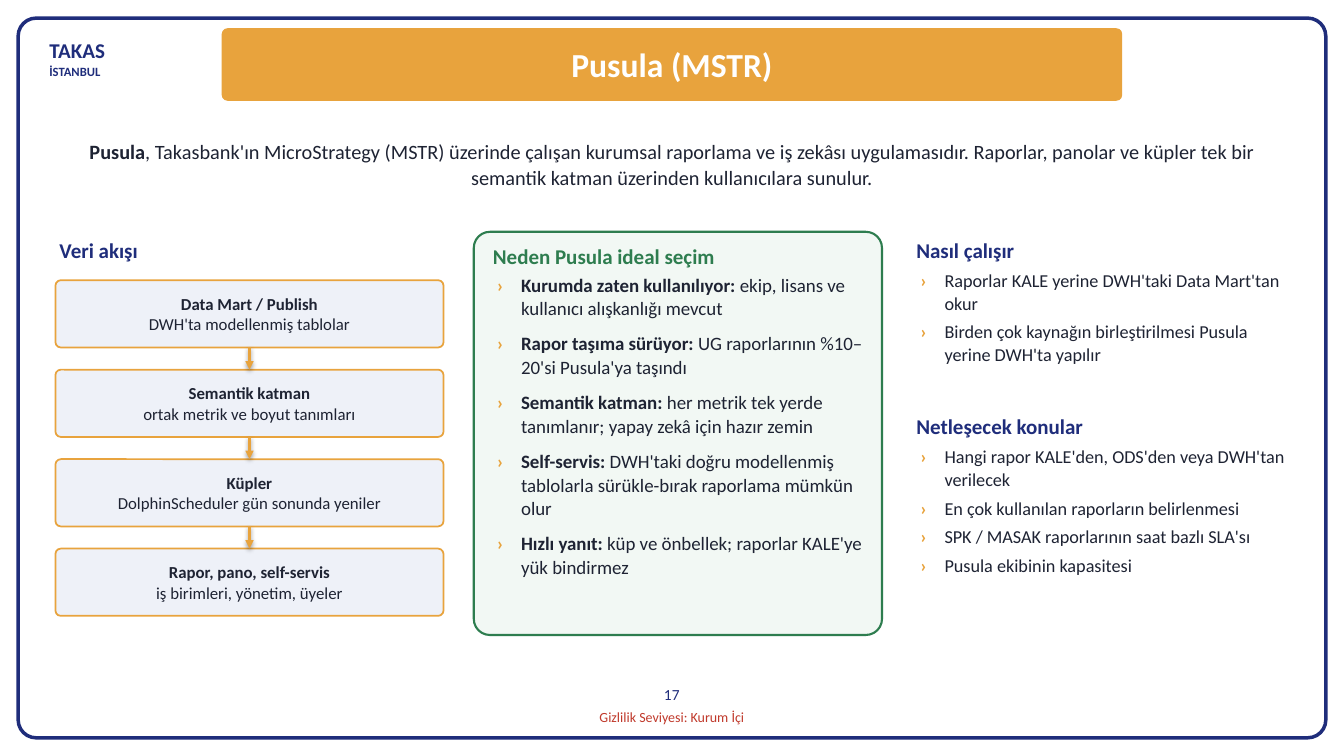
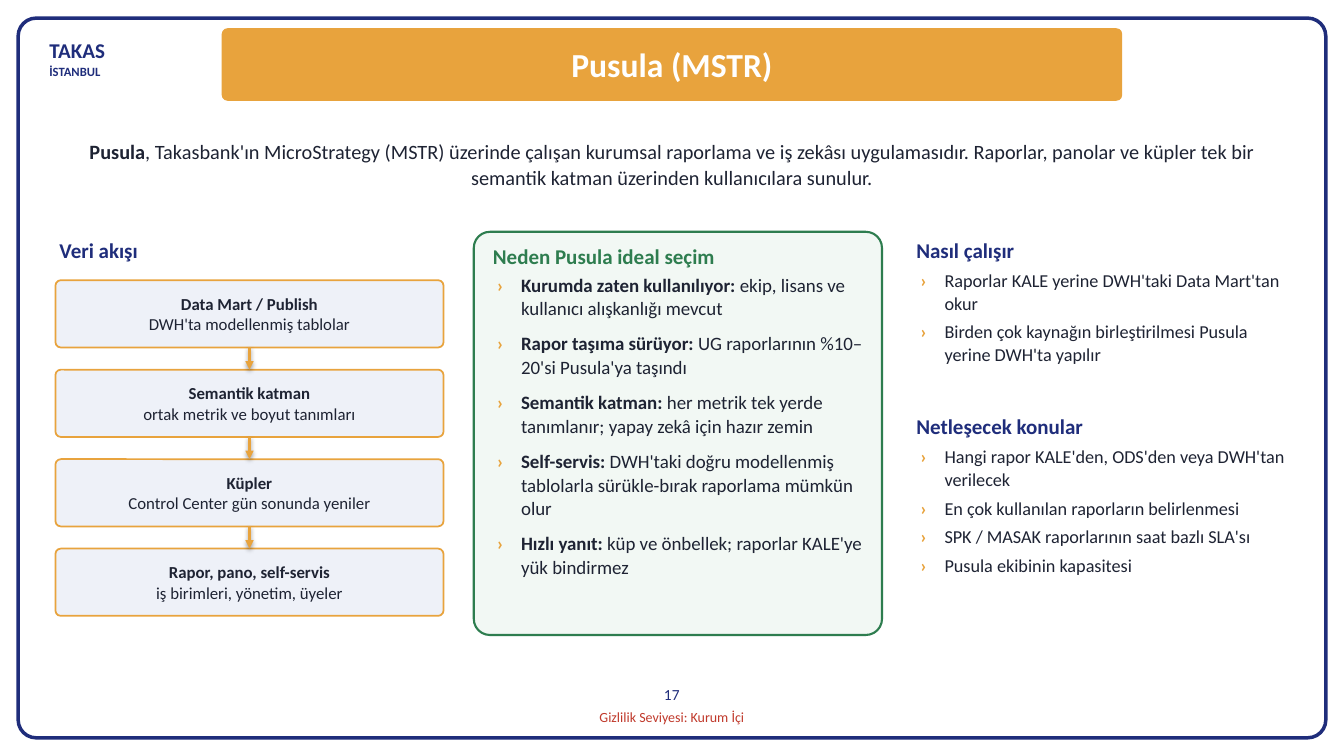
Before and after one commit to hanifidemirel0/Cursor-Projects, a slide deck: slide 20 of outputs/dwh-sunum-kasim-2026/5 - DWHSunum_Kasim2026.pptx. Drawn at 1344x756 pixels with LibreOffice and Linux fonts; fonts in the diff are those of the drawing. Boxes give left, top, right and bottom in pixels: in the first picture for what was removed or moved away, otherwise in the second. Text is boxed around its words. In the diff, an @@ line names an element or a change of style, - is before the commit and + after.

```diff
--- a/outputs/dwh-sunum-kasim-2026/5 - DWHSunum_Kasim2026.pptx
+++ b/outputs/dwh-sunum-kasim-2026/5 - DWHSunum_Kasim2026.pptx
@@ text in rounded rectangle at [128,497,370,512]: text changed @@
-DolphinScheduler gün sonunda yeniler
+Control Center gün sonunda yeniler
```
Also in this commit, not shown: 11 other slides changed, 5 other files.
